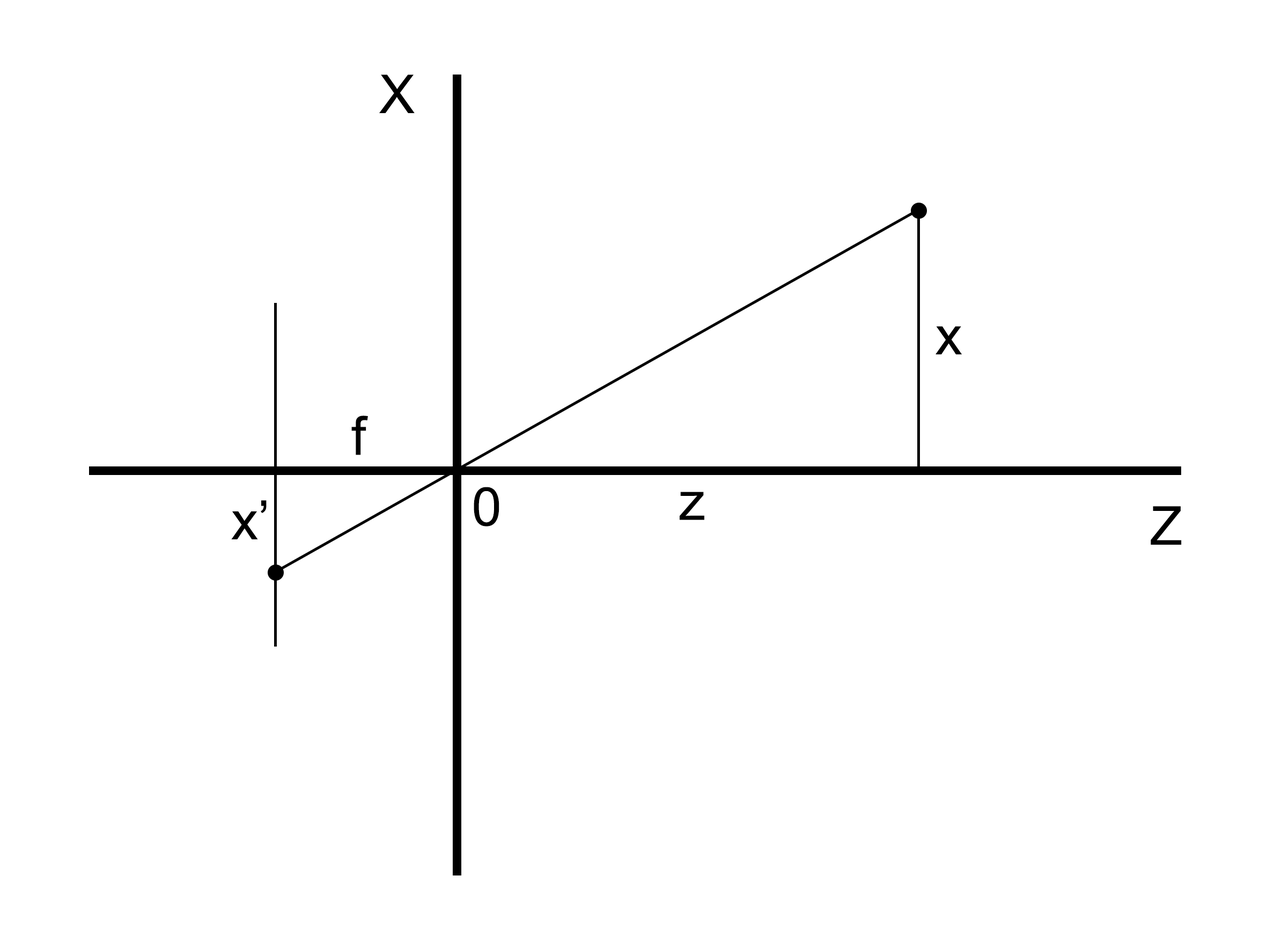
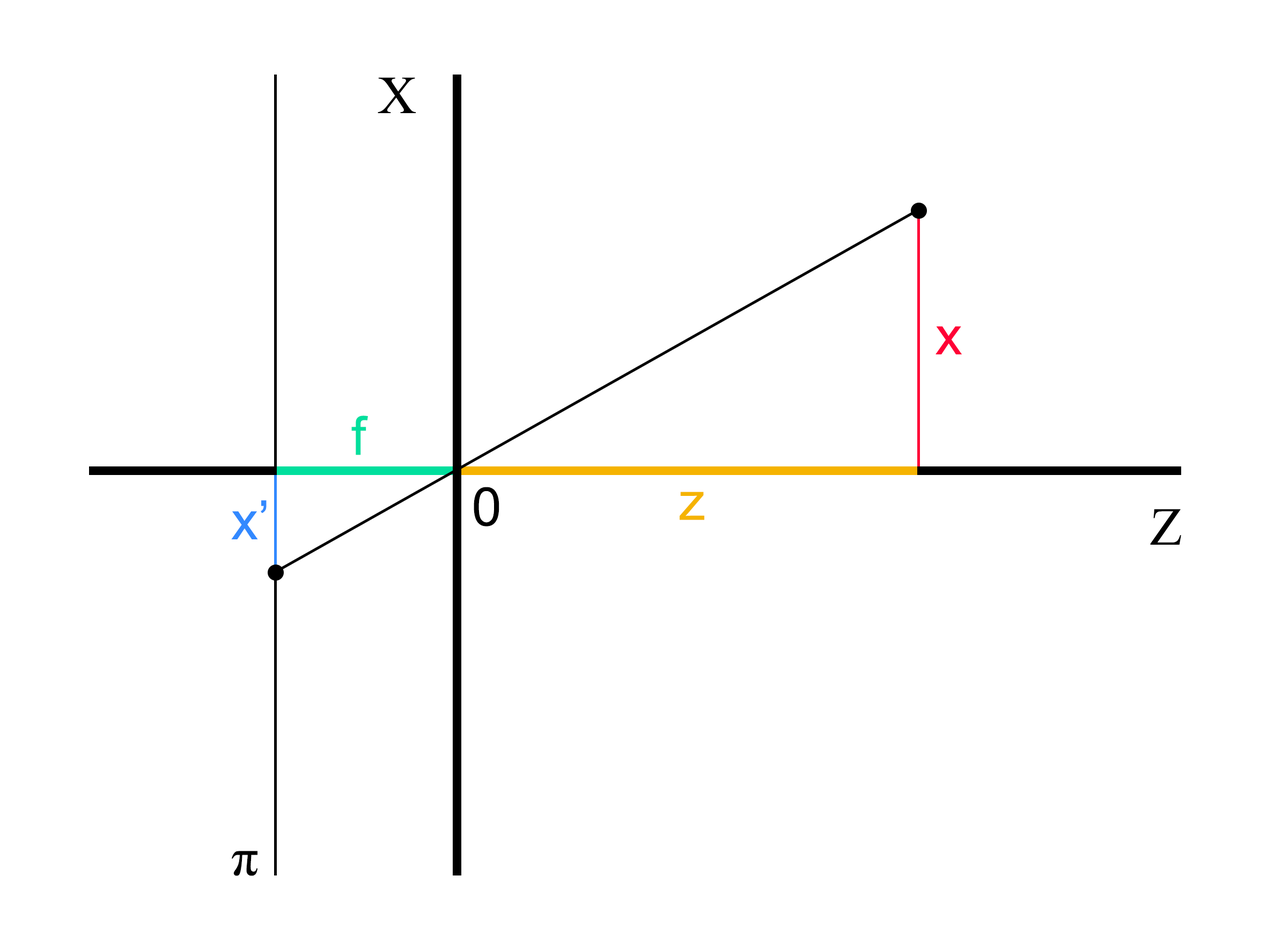
Layer changes from the first 1267 x 950 image to the second:
painted on "z" over [679, 491, 705, 521]
painted on "f" over [351, 415, 368, 456]
painted on "x’" over [231, 500, 267, 540]
painted on "x" over [935, 326, 962, 355]
moved "Ellipse 1 copy" above "Ellipse 1", painted on it over [273, 564, 284, 579]
moved "Ellipse 1" above "Shape 5 copy", painted on it over [910, 202, 927, 219]
added layer "Shape 5 copy" above "Shape 5" over [273, 475, 277, 566]
painted on "Shape 5" over [273, 74, 277, 876]
added layer "π" above "X" over [231, 850, 258, 877]
painted on "X" over [377, 74, 416, 114]
painted on "Z" over [1149, 506, 1182, 545]
painted on "Shape 4" over [916, 218, 920, 467]
added layer "Shape 1 copy" above "Shape 1 copy 2" over [461, 466, 917, 476]
added layer "Shape 1 copy 2" above "Shape 1" over [276, 466, 453, 476]
